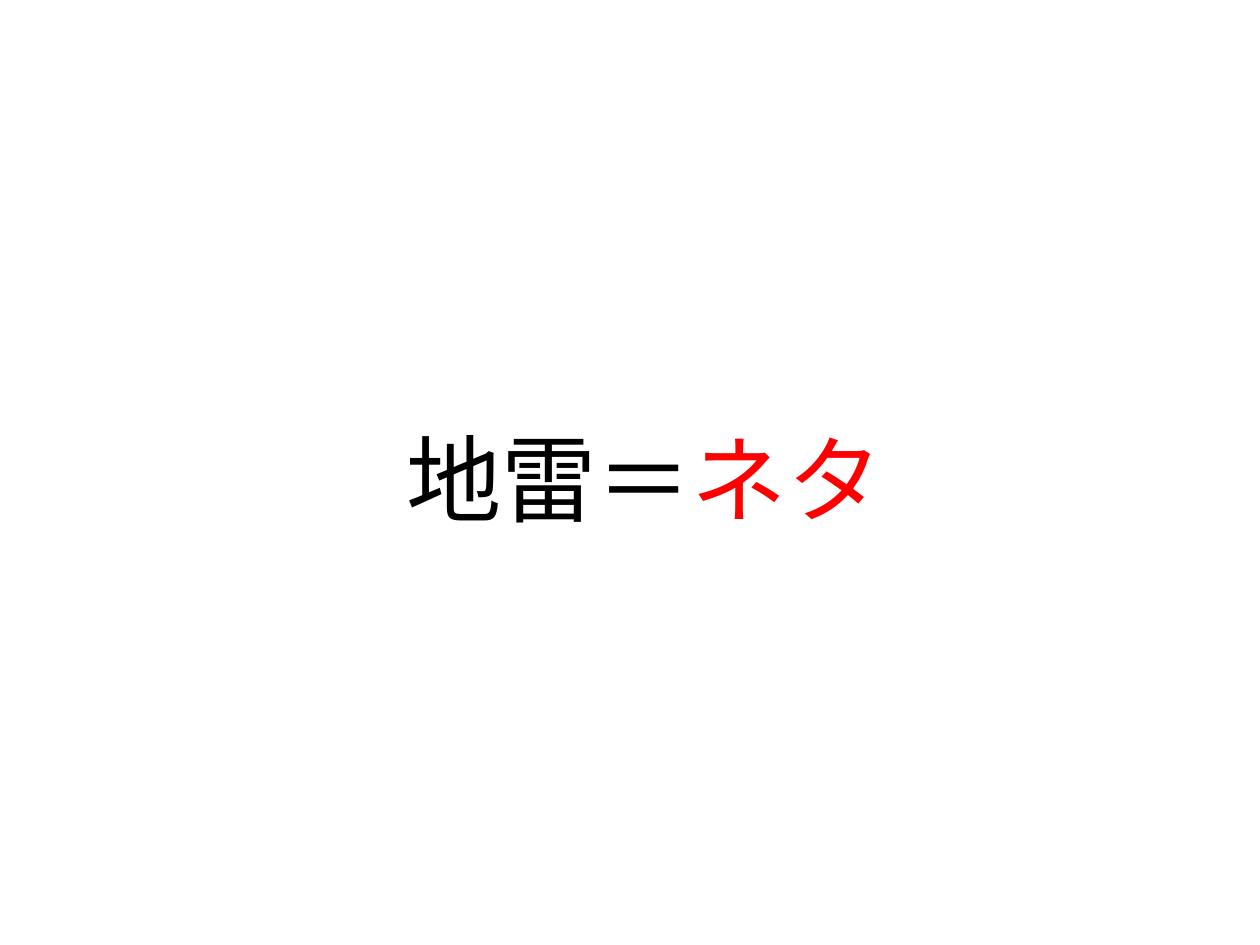
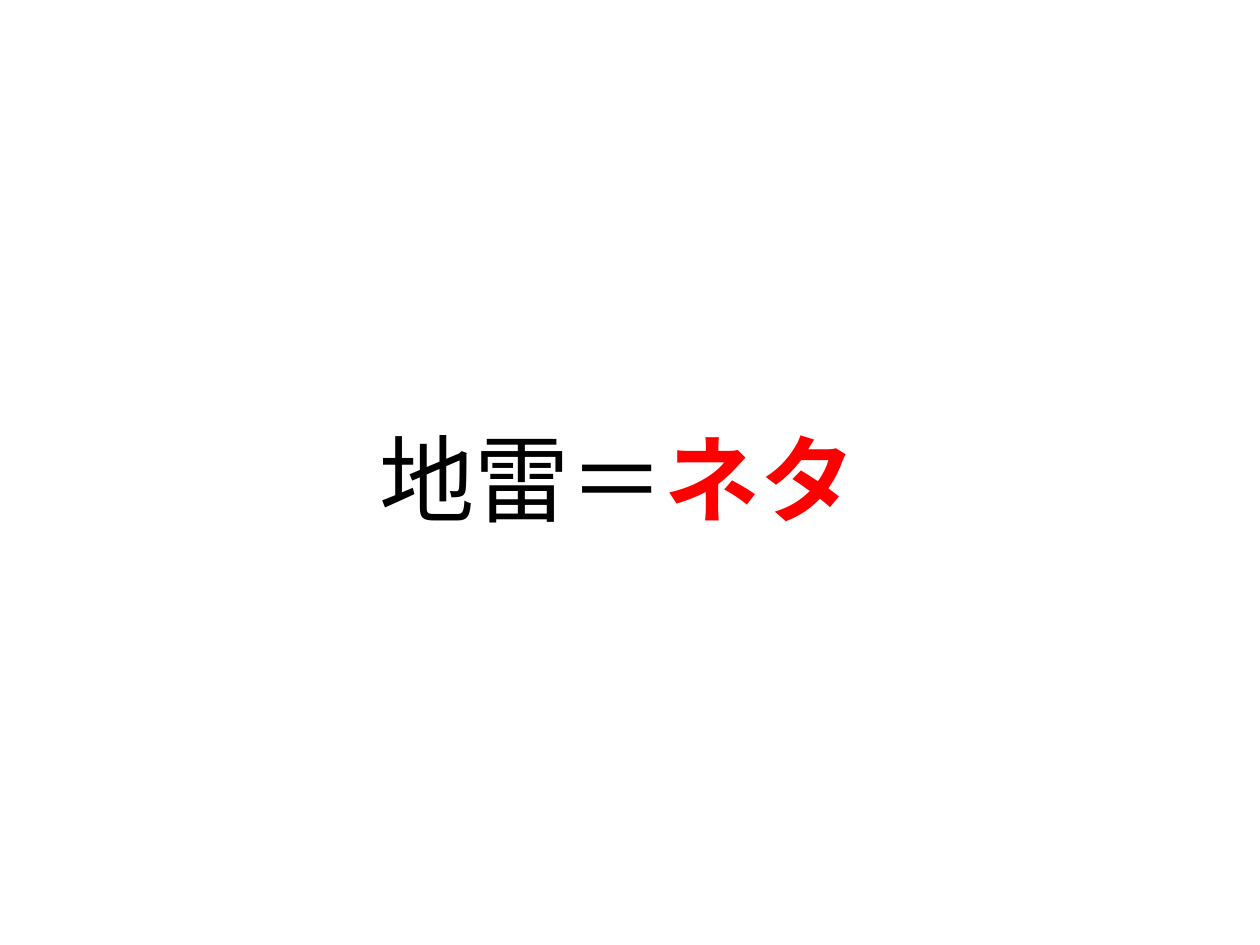
Before and after one commit to naruoga/mongotalk-sample, a slide deck: slide 14 of trying-mongotalk.odp (slide 12 before the commit). Drawn at 1260x945 pixels with LibreOffice and Linux fonts; fonts in the diff are those of the drawing. Boxes give left, top, right and bottom in pixels: in the first picture for what was removed or moved away, otherwise in the second. Text is boxed around its words. In the diff, an @@ line names an element or a change of style, - is before the commit and + after.

```diff
--- a/trying-mongotalk.odp
+++ b/trying-mongotalk.odp
@@ text "地雷＝ネタ" at bbox=[379, 435, 855, 523]: bold on in "地雷＝ネタ"; indent changed @@
```
Also in this commit, not shown: 18 other slides changed, 30 slides added, 3 slides removed, 1 other file.
